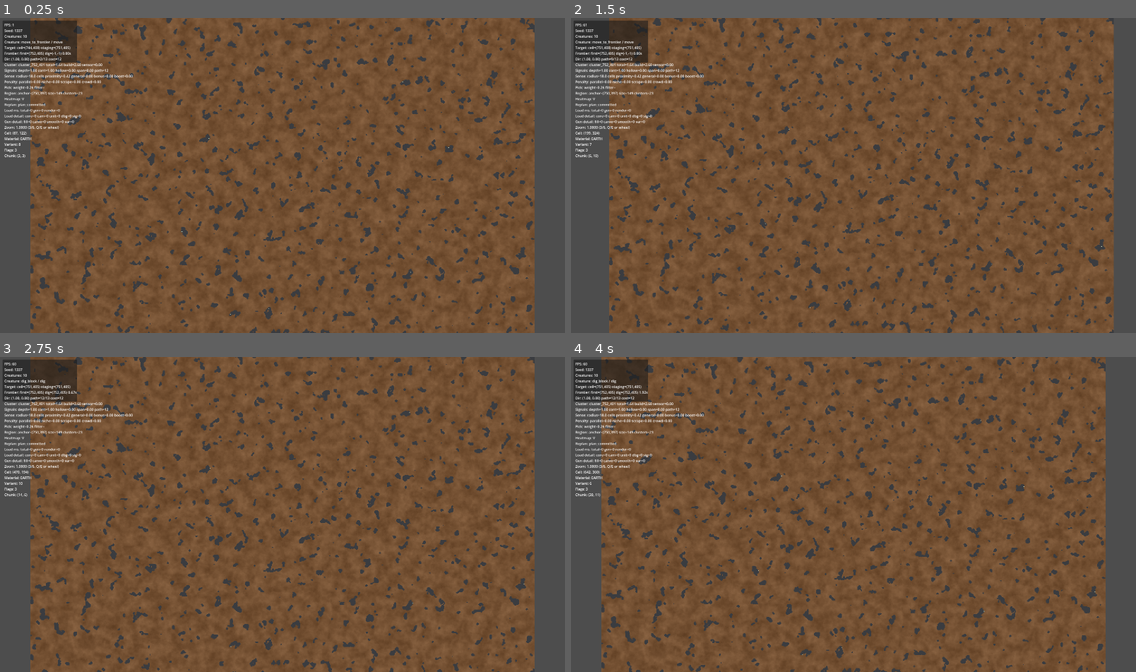
Above: before the commit, frames 1-4 (two rows, left to right).
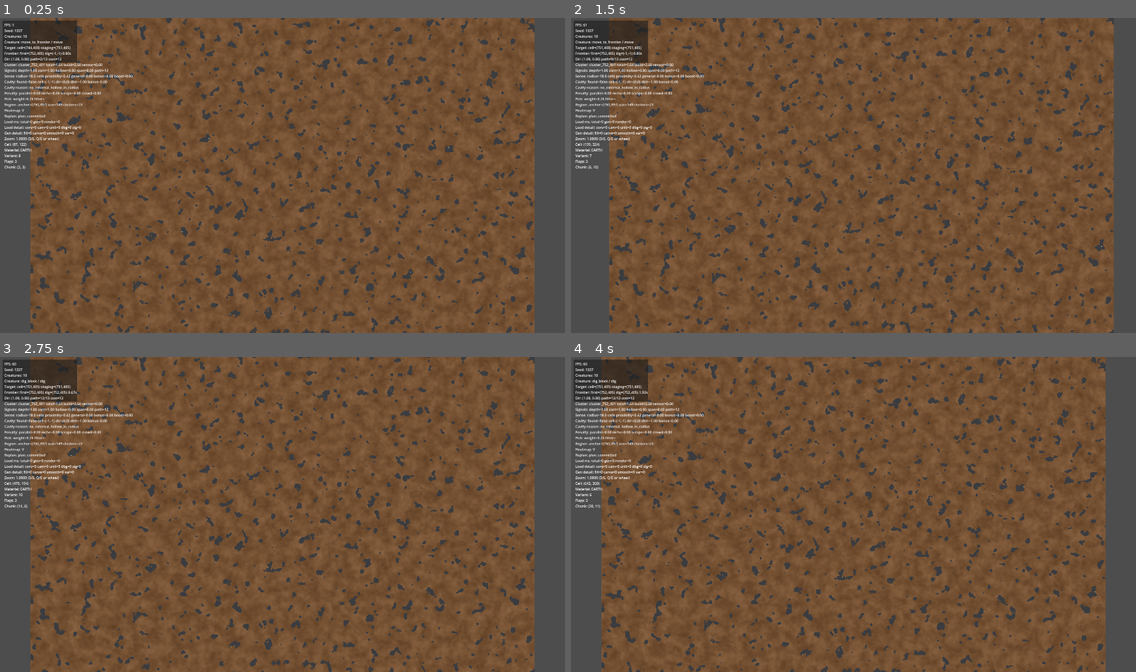
Above: after the commit, the same moments.

Repository: Kanturna/Diggy
Game: Godot game, scene res://main/Main.tscn
Two runs of this game, one before a commit and one after it. Both use one fixed random seed, a clock stepped at 60 frames per second and the inputs below.
Inputs (mouse positions are in pixels of both pictures, inside the frame that each line leads up to):
- Up to frame 1 (0.25 s): no input
- Up to frame 2 (1.5 s): tap Enter at 0.5 s; move the mouse to (977, 159) at 0.52 s; tap S (camera_down) at 0.6 s; click (977, 159) at 0.67 s; move the mouse to (740, 191) at 1.27 s; tap A (camera_left) at 1.35 s; click (740, 191) at 1.42 s
- Up to frame 3 (2.75 s): tap Space at 2 s; move the mouse to (339, 445) at 2.02 s; tap D (camera_right) at 2.1 s; click (339, 445) at 2.17 s
- Up to frame 4 (4 s): tap Enter at 2.75 s; move the mouse to (825, 577) at 2.77 s; tap Shift (camera_speed) at 2.85 s; click (825, 577) at 2.92 s; tap Space at 3.5 s; move the mouse to (1023, 561) at 3.52 s; tap W (camera_up) at 3.6 s; click (1023, 561) at 3.67 s

The runs differ from the first frame. In frame 1, 0.9% of the frame differs, in the area x 0-19%, y 19-48%; in frame 2, 0.9%; in frame 3, 0.9%; in frame 4, 0.9%.

Commit message:
Fix hollow perception so digging steers toward nearby cavities

Diff:
--- a/core/world/CaveRegionAnalysis.gd
+++ b/core/world/CaveRegionAnalysis.gd
@@ -2,6 +2,7 @@
 class_name CaveRegionAnalysis
 
 const MaterialType = preload("res://core/MaterialType.gd")
+const Config = preload("res://core/Config.gd")
 
 const CARDINAL_DIRS: Array[Vector2i] = [
 	Vector2i.RIGHT,
@@ -49,6 +50,65 @@
 		var cell: Vector2i = cell_variant
 		_region_anchor_by_cell[cell] = snapshot_anchor
 	return snapshot
+
+
+func scan_general_hollow_target(origin_cell: Vector2i) -> Dictionary:
+	if world == null:
+		return {}
+	if not world.is_in_bounds(origin_cell.x, origin_cell.y):
+		return {}
+	var snapshot: Dictionary = get_region_snapshot(origin_cell)
+	if snapshot.is_empty():
+		return {}
+	var region_lookup: Dictionary = snapshot.get("region_lookup", {})
+	if region_lookup.is_empty():
+		return {}
+	var radius: int = int(Config.CREATURE_PERCEPTION_RADIUS_CELLS)
+	if radius <= 0:
+		return {}
+
+	var best_cell := Vector2i(-1, -1)
+	var best_dist_sq := INF
+	for y in range(origin_cell.y - radius, origin_cell.y + radius + 1):
+		for x in range(origin_cell.x - radius, origin_cell.x + radius + 1):
+			var candidate := Vector2i(x, y)
+			if not world.is_in_bounds(candidate.x, candidate.y):
+				continue
+			if region_lookup.has(candidate):
+				continue
+			if world.get_material(candidate.x, candidate.y) != MaterialType.Id.EMPTY:
+				continue
+			var dx := candidate.x - origin_cell.x
+			var dy := candidate.y - origin_cell.y
+			var dist_sq := float(dx * dx + dy * dy)
+			if dist_sq > float(radius * radius):
+				continue
+			if dist_sq < best_dist_sq or (is_equal_approx(dist_sq, best_dist_sq) and _is_cell_before(candidate, best_cell)):
+				best_dist_sq = dist_sq
+				best_cell = candidate
+
+	if best_cell.x < 0:
+		return {
+			"found": false,
+			"target_cell": Vector2i(-1, -1),
+			"direction": Vector2i.ZERO,
+			"distance_cells": -1.0,
+			"distance_score": 0.0,
+			"reason": "no_external_hollow_in_radius",
+		}
+
+	var offset := best_cell - origin_cell
+	var distance_cells := sqrt(best_dist_sq)
+	var direction := _cardinal_from_delta(offset)
+	var distance_score := clampf(1.0 - (distance_cells / maxf(float(radius), 0.001)), 0.0, 1.0)
+	return {
+		"found": true,
+		"target_cell": best_cell,
+		"direction": direction,
+		"distance_cells": distance_cells,
+		"distance_score": distance_score,
+		"reason": "found_external_hollow",
+	}
 
 func build_reachability(snapshot: Dictionary, start_cell: Vector2i) -> Dictionary:
 	var reachability: Dictionary = {
@@ -248,6 +308,14 @@
 		)
 	)
 	return clusters
+
+
+func _cardinal_from_delta(delta: Vector2i) -> Vector2i:
+	if delta == Vector2i.ZERO:
+		return Vector2i.ZERO
+	if abs(delta.x) >= abs(delta.y):
+		return Vector2i(1 if delta.x >= 0 else -1, 0)
+	return Vector2i(0, 1 if delta.y >= 0 else -1)
 
 func _sorted_cells_from_lookup(lookup: Dictionary) -> Array[Vector2i]:
 	var cells: Array[Vector2i] = []
--- a/debug/DebugOverlay.gd
+++ b/debug/DebugOverlay.gd
@@ -110,6 +110,20 @@
 					float(creature_debug.get("perception_boost", 0.0)),
 				]
 			)
+			var cavity_target_cell: Vector2i = creature_debug.get("cavity_target_cell", Vector2i(-1, -1))
+			var cavity_target_direction: Vector2 = creature_debug.get("cavity_target_direction", Vector2.ZERO)
+			lines.append(
+				"Cavity: found=%s cell=(%d,%d) dir=(%.0f,%.0f) dist=%.2f bonus=%.2f" % [
+					str(creature_debug.get("has_cavity_target", false)),
+					cavity_target_cell.x,
+					cavity_target_cell.y,
+					cavity_target_direction.x,
+					cavity_target_direction.y,
+					float(creature_debug.get("cavity_target_distance_cells", -1.0)),
+					float(creature_debug.get("cavity_target_direction_bonus", 0.0)),
+				]
+			)
+			lines.append("Cavity reason: %s" % str(creature_debug.get("cavity_target_reason", "")))
 			lines.append(
 				"Penalty: parallel=%.2f niche=%.2f scrape=%.2f crowd=%.2f" % [
 					float(creature_debug.get("parallel_risk", 0.0)),
--- a/units/Creature.gd
+++ b/units/Creature.gd
@@ -175,6 +175,12 @@
 		"perception_score": float(_traversal_plan.get("perception_score", 0.0)),
 		"general_hollow_bonus": float(_traversal_plan.get("general_hollow_bonus", 0.0)),
 		"perception_boost": float(_traversal_plan.get("perception_boost", 0.0)),
+		"has_cavity_target": bool(_traversal_plan.get("has_cavity_target", false)),
+		"cavity_target_cell": _traversal_plan.get("cavity_target_cell", Vector2i(-1, -1)),
+		"cavity_target_direction": Vector2(float(_traversal_plan.get("cavity_target_direction", Vector2i.ZERO).x), float(_traversal_plan.get("cavity_target_direction", Vector2i.ZERO).y)),
+		"cavity_target_distance_cells": float(_traversal_plan.get("cavity_target_distance_cells", -1.0)),
+		"cavity_target_reason": str(_traversal_plan.get("cavity_target_reason", "")),
+		"cavity_target_direction_bonus": float(_traversal_plan.get("cavity_target_direction_bonus", 0.0)),
 		"parallel_risk": float(_traversal_plan.get("parallel_risk", 0.0)),
 		"niche_risk": float(_traversal_plan.get("niche_risk", 0.0)),
 		"scrape_penalty": float(_traversal_plan.get("scrape_penalty", 0.0)),
@@ -373,8 +379,11 @@
 		if update_debug:
 			_clear_frontier_debug_scores()
 		return {}
+	var planner_snapshot := snapshot.duplicate(true)
+	if cave_analysis != null:
+		planner_snapshot["general_cavity_target"] = cave_analysis.scan_general_hollow_target(origin_cell)
 	var planner_result := _dig_planner.choose_candidate(
-		snapshot,
+		planner_snapshot,
 		reachability,
 		origin_cell,
 		_planner_reference_direction(),
@@ -422,6 +431,13 @@
 		"perception_score": float(candidate.get("perception_score", 0.0)),
 		"general_hollow_bonus": float(candidate.get("general_hollow_bonus", 0.0)),
 		"perception_boost": float(candidate.get("perception_boost", 0.0)),
+		"has_cavity_target": bool(candidate.get("has_cavity_target", false)),
+		"cavity_target_cell": candidate.get("cavity_target_cell", Vector2i(-1, -1)),
+		"cavity_target_direction": candidate.get("cavity_target_direction", Vector2i.ZERO),
+		"cavity_target_distance_cells": float(candidate.get("cavity_target_distance_cells", -1.0)),
+		"cavity_target_reason": str(candidate.get("cavity_target_reason", "")),
+		"cavity_target_alignment": float(candidate.get("cavity_target_alignment", 0.0)),
+		"cavity_target_direction_bonus": float(candidate.get("cavity_target_direction_bonus", 0.0)),
 		"parallel_risk": float(candidate.get("parallel_risk", 0.0)),
 		"niche_risk": float(candidate.get("niche_risk", 0.0)),
 		"scrape_penalty": float(candidate.get("scrape_penalty", 0.0)),
@@ -718,6 +734,13 @@
 		_traversal_plan["perception_score"] = float(option.get("perception_score", 0.0))
 		_traversal_plan["general_hollow_bonus"] = float(option.get("general_hollow_bonus", 0.0))
 		_traversal_plan["perception_boost"] = float(option.get("perception_boost", 0.0))
+		_traversal_plan["has_cavity_target"] = bool(option.get("has_cavity_target", false))
+		_traversal_plan["cavity_target_cell"] = option.get("cavity_target_cell", Vector2i(-1, -1))
+		_traversal_plan["cavity_target_direction"] = option.get("cavity_target_direction", Vector2i.ZERO)
+		_traversal_plan["cavity_target_distance_cells"] = float(option.get("cavity_target_distance_cells", -1.0))
+		_traversal_plan["cavity_target_reason"] = str(option.get("cavity_target_reason", ""))
+		_traversal_plan["cavity_target_alignment"] = float(option.get("cavity_target_alignment", 0.0))
+		_traversal_plan["cavity_target_direction_bonus"] = float(option.get("cavity_target_direction_bonus", 0.0))
 		_traversal_plan["parallel_risk"] = float(option.get("parallel_risk", 0.0))
 		_traversal_plan["niche_risk"] = float(option.get("niche_risk", 0.0))
 		_traversal_plan["scrape_penalty"] = float(option.get("scrape_penalty", 0.0))
--- a/units/DigPlanner.gd
+++ b/units/DigPlanner.gd
@@ -8,6 +8,8 @@
 const SENSOR_SCORE_WEIGHT := 0.55
 const PERCEPTION_BOOST_WEIGHT := 0.95
 const GENERAL_HOLLOW_WEIGHT := 0.95
+const CAVITY_TARGET_DIRECTION_WEIGHT := 1.45
+const CAVITY_TARGET_DISTANCE_WEIGHT := 0.55
 const CONTINUITY_WEIGHT := 1.15
 const DEPTH_WEIGHT := 1.45
 const PARALLEL_WEIGHT := 1.25
@@ -42,6 +44,10 @@
 
 	var entries_by_cell: Dictionary = {}
 	var candidates: Array[Dictionary] = []
+	var general_cavity_target: Dictionary = snapshot.get("general_cavity_target", {})
+	var has_cavity_target := bool(general_cavity_target.get("found", false))
+	var cavity_target_direction: Vector2i = general_cavity_target.get("direction", Vector2i.ZERO)
+	var cavity_target_distance_score := float(general_cavity_target.get("distance_score", 0.0))
 	var cluster_ids_by_frontier := _cluster_ids_by_frontier(snapshot)
 	var metrics_by_cell: Dictionary = snapshot.get("frontier_metrics_by_cell", {})
 	for frontier_cell_variant in metrics_by_cell.keys():
@@ -74,10 +80,16 @@
 			)
 			var perception_boost := perception_interest * perception_score * PERCEPTION_BOOST_WEIGHT
 			var general_hollow_bonus := sensor_general_hollow_score * perception_score * GENERAL_HOLLOW_WEIGHT
+			var cavity_target_alignment := 0.0
+			var cavity_target_direction_bonus := 0.0
+			if has_cavity_target and cavity_target_direction != Vector2i.ZERO:
+				cavity_target_alignment = maxf(0.0, _continuity_score(cavity_target_direction, dig_direction))
+				cavity_target_direction_bonus = cavity_target_alignment * (CAVITY_TARGET_DIRECTION_WEIGHT + cavity_target_distance_score * CAVITY_TARGET_DISTANCE_WEIGHT)
 			var sensor_score := sensor_hollow_score * SENSOR_HOLLOW_WEIGHT \
 				+ sensor_open_span_score * SENSOR_OPEN_SPAN_WEIGHT \
 				+ general_hollow_bonus \
-				+ perception_boost
+				+ perception_boost \
+				+ cavity_target_direction_bonus
 			# Build score is the backbone; sensors only steer plausible tunnel moves.
 			var build_score := continuity_score * CONTINUITY_WEIGHT \
 				+ depth_score * DEPTH_WEIGHT \
@@ -106,6 +118,14 @@
 				"perception_score": perception_score,
 				"general_hollow_bonus": general_hollow_bonus,
 				"perception_boost": perception_boost,
+				"has_cavity_target": has_cavity_target,
+				"cavity_target_cell": general_cavity_target.get("target_cell", Vector2i(-1, -1)),
+				"cavity_target_direction": cavity_target_direction,
+				"cavity_target_distance_cells": float(general_cavity_target.get("distance_cells", -1.0)),
+				"cavity_target_distance_score": cavity_target_distance_score,
+				"cavity_target_reason": str(general_cavity_target.get("reason", "")),
+				"cavity_target_alignment": cavity_target_alignment,
+				"cavity_target_direction_bonus": cavity_target_direction_bonus,
 				"parallel_risk": parallel_risk,
 				"niche_risk": niche_risk,
 				"scrape_penalty": scrape_penalty,
